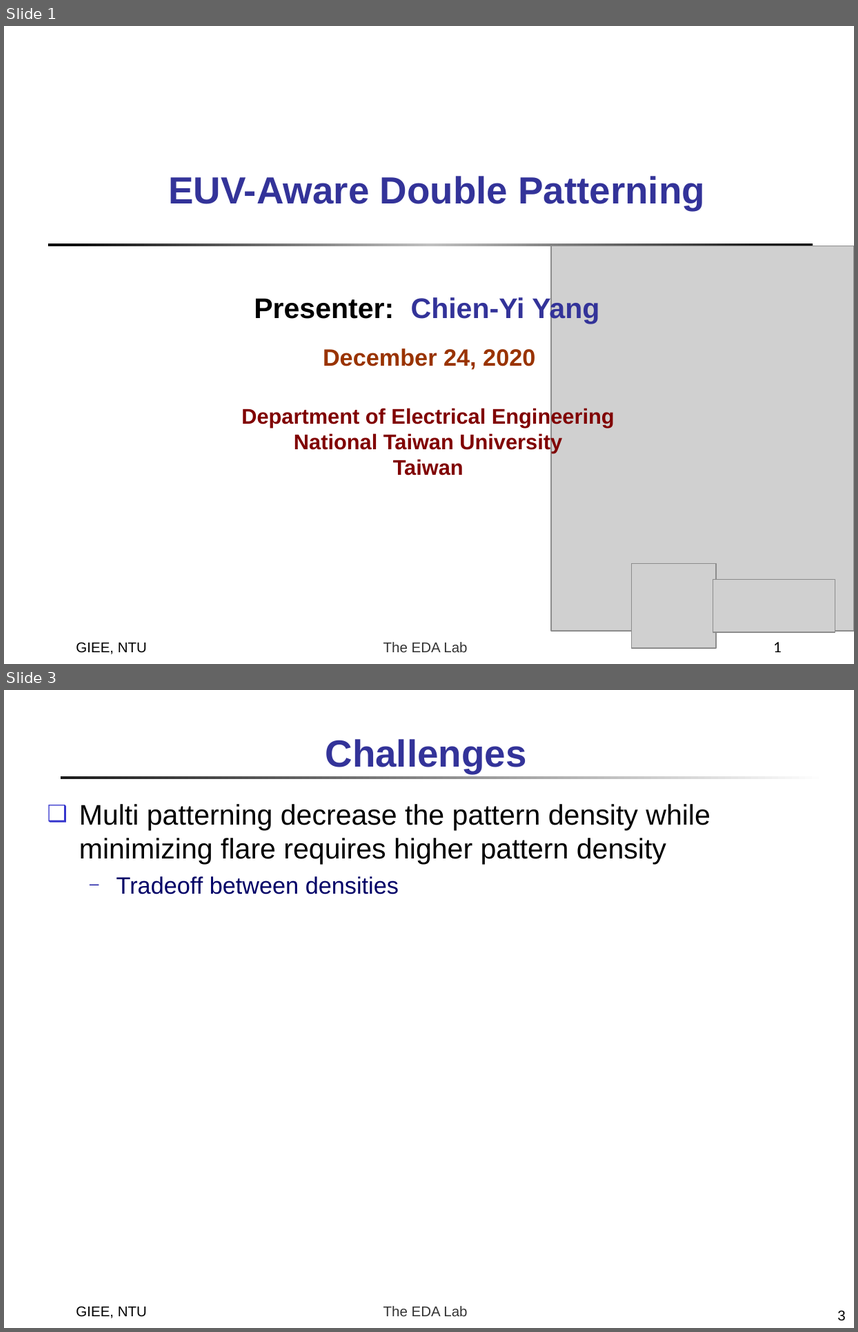
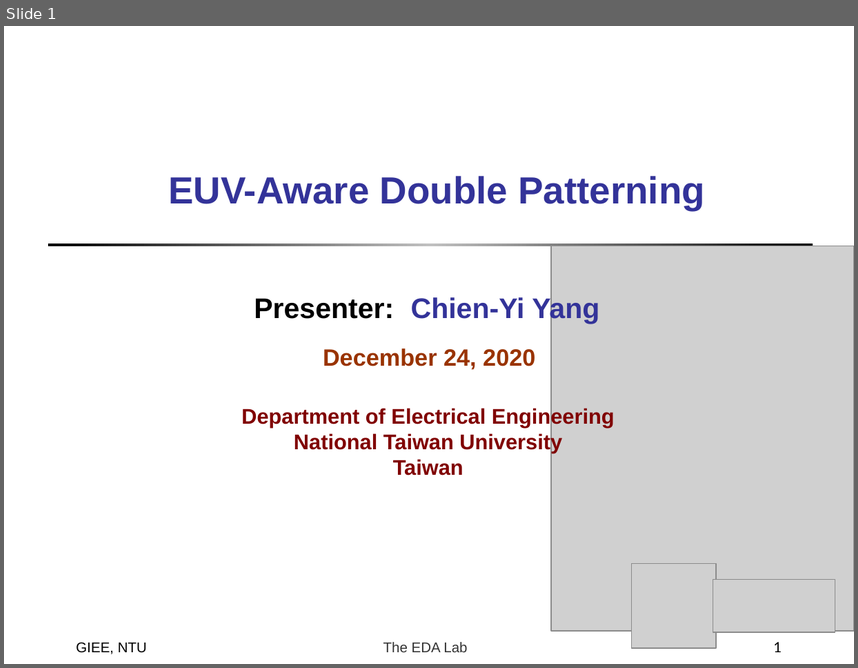
Before and after one commit to doctry/paper, a slide deck: weekly/EUVDP_2020_01_07.ppt. Shown one above the other, each under a label of ours: slides 1 and 3 before the commit, slide 1 after it; the slides between them are not shown. The pictures are 858x1332 and 858x668 pixels, drawn with LibreOffice and Linux fonts; fonts in the diff are those of the drawing; grey boxes stand for pictures. Boxes give left, top, right and bottom in pixels: in the first picture for what was removed or moved away, otherwise in the second. Text is boxed around its words. In the diff, an @@ line names an element or a change of style, - is before the commit and + after.

```diff
--- a/weekly/EUVDP_2020_01_07.ppt
+++ b/weekly/EUVDP_2020_01_07.ppt
@@ slide 3 removed at box(4, 690, 854, 1328), background #FFFFFF; not listed: 1 template element that a slide beside it also shows @@
@@ title removed at box(326, 739, 527, 773) @@
-Challenges
@@ rectangle removed at box(61, 776, 826, 778) @@
@@ text removed at box(79, 804, 711, 894) @@
-❑ Multi patterning decrease the pattern density while minimizing flare requires higher pattern density
-  ─ Tradeoff between densities
@@ text removed at box(76, 1305, 147, 1318) @@
-GIEE, NTU
@@ page number removed at box(838, 1310, 845, 1321) @@
-3
```
Also in this commit, not shown: 2 slides changed, 1 slide added, 1 other slide removed, 1 other file.
